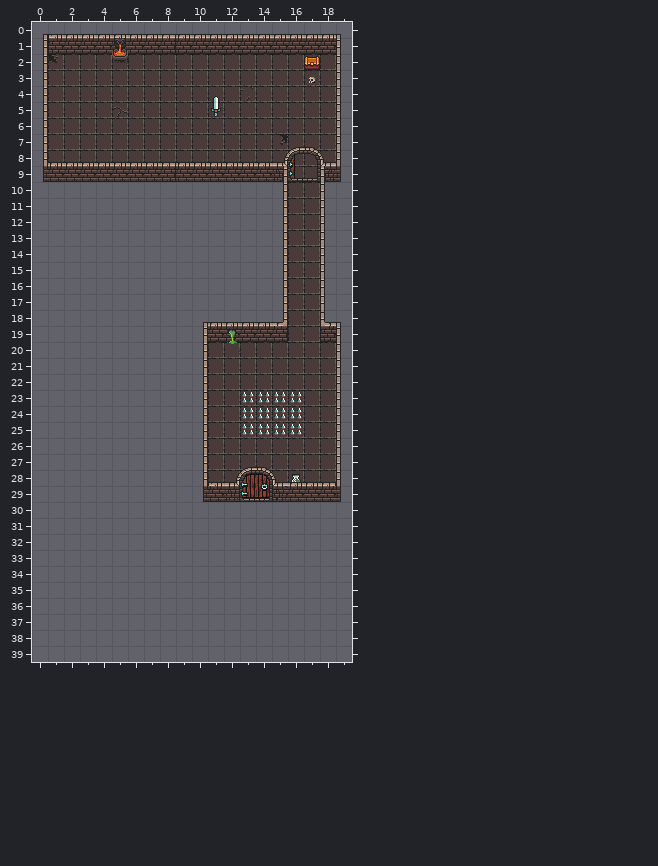
A Tiled map gets an edit: resources/dungeon-01.tmx. Above, as it was before the edit.
Cells are 16x16 px. Shown: x 0..19, y 0..39.
The result:
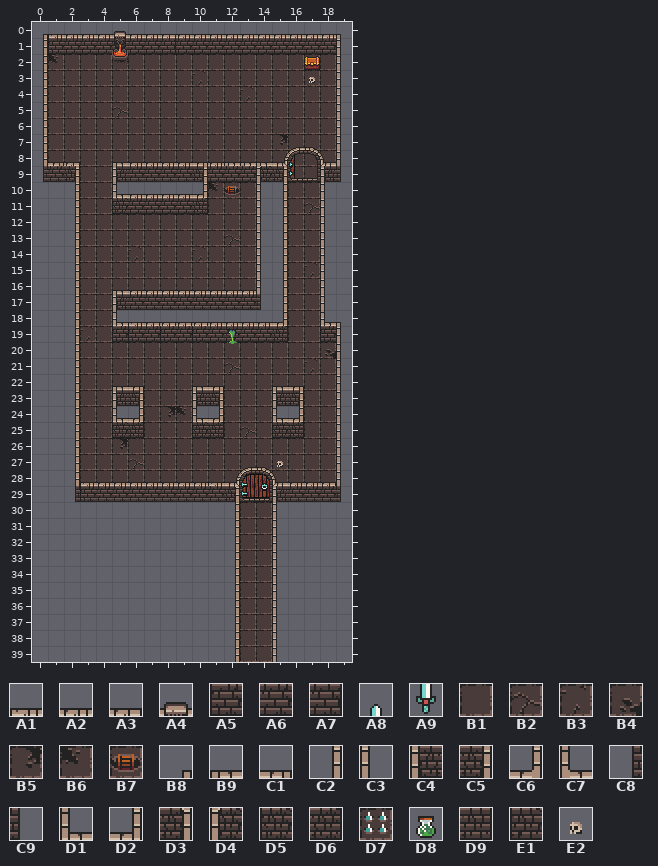
Key: from "dungeon": A1 1, A2 2, A3 3, A4 4, A5 33, A6 34, A7 35, A8 53, A9 85, B1 129, B2 130, B3 131, B4 163, B5 193, B6 194, B7 195, B8 224, B9 226, C1 227, C2 256, C3 257, C4 258, C5 259, C6 260, C7 261, C8 288, C9 289, D1 290, D2 291, D3 292, D4 293, D5 322, D6 323, D7 356, D8 468, D9 481, E1 484, E2 658.
__ is an empty cell, ## one hidden under a higher layer.
Tiles replaced or removed in this view: A2, A3, A6, A7, A8, A9, B1, B8, C2, C6, C7, C8, D7, D8, D9, E1.
Difference:
Changed rows in their new state; .. is an unchanged cell.
Layer "Floor":
first column x 10:
 3 B3
first column x 3:
10 B1 B1 .. .. .. .. .. .. B6 B7 B1 .. .. .. .. ..
11 B1 B1 .. .. .. .. .. .. B1 B1 B1 .. .. .. B2 ..
12 B1 B1 B1 B1 B1 B1 B1 B1 B1 B1 B1 .. .. .. .. ..
13 B1 B1 B1 B1 B1 B1 B1 B1 B1 B2 B1 .. .. .. .. ..
14 B1 B1 B1 B3 B1 B1 B1 B3 B1 B1 B1 .. .. .. .. ..
15 B1 B1 B1 B1 B1 B1 B1 B1 B1 B1 B1 .. .. .. B3 ..
16 B1 B1 B1 B1 B1 B1 B1 B1 B1 B1 B1 .. .. .. .. ..
17 B1 B1 .. .. .. .. .. .. .. .. .. .. .. .. .. ..
18 B1 B1 .. .. .. .. .. .. .. .. .. .. .. .. .. ..
19 B3 B1 .. .. .. .. .. .. .. .. .. .. .. .. .. ..
20 B1 B1 B1 B1 B1 B1 B1 B1 .. .. .. .. .. .. .. B4
21 B1 B1 B1 B1 B1 B1 B1 B1 .. B2 .. .. .. .. B3 ..
22 B1 B1 B1 B1 B1 B1 B1 B1 .. .. .. .. .. .. .. ..
23 B1 B1 .. .. B1 B1 B1 .. .. .. B1 B1 ## ## .. ..
24 B1 B1 .. .. B1 B5 B6 .. __ .. B1 B1 __ __ .. ..
25 B1 B1 .. .. B1 B1 B1 .. __ .. B2 B1 __ __ .. ..
26 B1 B1 B5 B1 B1 B1 B1 B1 .. .. .. .. .. .. .. ..
27 B1 B1 B1 B2 B1 B1 B1 B1 .. .. .. .. .. .. .. ..
28 B1 B1 B1 B1 B1 B1 B1 B1 .. .. .. .. .. .. .. ..
30 .. .. .. .. .. .. .. .. .. .. B1 B1 .. .. .. ..
31 .. .. .. .. .. .. .. .. .. .. B1 B1 .. .. .. ..
32 .. .. .. .. .. .. .. .. .. .. B1 B1 .. .. .. ..
33 .. .. .. .. .. .. .. .. .. .. B1 B1 .. .. .. ..
34 .. .. .. .. .. .. .. .. .. .. B1 B1 .. .. .. ..
35 .. .. .. .. .. .. .. .. .. .. B1 B1 .. .. .. ..
36 .. .. .. .. .. .. .. .. .. .. B1 B1 .. .. .. ..
37 .. .. .. .. .. .. .. .. .. .. B1 B1 .. .. .. ..
38 .. .. .. .. .. .. .. .. .. .. B1 B1 .. .. .. ..
39 .. .. .. .. .. .. .. .. .. .. B1 B1 .. .. .. ..
Layer "Objects":
first column x 11:
 4 __
 5 __
first column x 15:
27 E2 ..
28 .. __
Layer "Walls":
first column x 5:
 0 A4
first column x 1:
 8 C1 A3 __ __ B9 .. .. A2 .. C1 .. B9 B9 B9 .. .. .. ..
 9 .. C5 __ __ C4 .. .. A6 .. C5 .. .. .. D4 .. .. .. ..
10 .. C2 .. .. D1 A2 A2 A2 A2 D2 .. .. .. C3 .. .. .. ..
11 .. C2 .. .. D5 A6 A6 A6 A6 D6 .. .. .. C3 .. .. .. ..
12 .. C2 .. .. .. .. .. .. .. .. .. .. .. C3 .. .. .. ..
13 .. C2 .. .. .. .. .. .. .. .. .. .. .. C3 .. .. .. ..
14 .. C2 .. .. .. .. .. .. .. .. .. .. .. C3 .. .. .. ..
15 .. C2 .. .. .. .. .. .. .. .. .. .. .. C3 .. .. .. ..
16 .. C2 .. .. B9 A2 A2 A2 A2 A2 A2 A2 A2 C3 .. .. .. ..
17 .. C2 .. .. C4 A6 A6 A6 A6 A6 A6 A6 A6 C9 .. .. .. ..
18 .. C2 .. .. D1 A1 A3 A3 A3 A3 .. .. .. .. D2 .. .. D1
19 .. C2 .. .. A5 A5 A6 A5 A6 A5 .. .. .. .. D6 .. .. ..
20 .. C2 .. .. .. .. .. .. .. __ .. .. .. .. .. .. .. ..
21 .. C2 .. .. .. .. .. .. .. __ .. .. .. .. .. .. .. ..
22 .. C2 .. .. B9 C1 .. .. .. B9 C1 .. .. .. B9 C1 .. ..
23 .. C2 .. .. C4 C5 .. .. .. C4 C5 .. .. .. C4 C5 .. ..
24 .. C2 .. .. D1 D2 .. .. .. D1 D2 .. .. .. D1 D2 .. ..
25 .. C2 .. .. D5 D6 .. .. .. D5 D6 .. .. .. D5 D6 .. ..
26 .. C2 .. .. .. .. .. .. .. __ .. .. .. .. .. .. .. ..
27 .. C2 .. .. .. .. .. .. .. __ .. .. .. .. .. .. .. ..
28 .. C2 A1 A2 A2 A2 A2 A2 A2 A2 .. .. .. .. .. .. .. ..
29 .. C8 A5 A6 A6 A6 A6 A6 A6 A6 .. D3 .. .. C4 .. .. ..
30 .. .. .. .. .. .. .. .. .. .. .. C2 .. .. C3 .. .. ..
31 .. .. .. .. .. .. .. .. .. .. .. C2 .. .. C3 .. .. ..
32 .. .. .. .. .. .. .. .. .. .. .. C2 .. .. C3 .. .. ..
33 .. .. .. .. .. .. .. .. .. .. .. C2 .. .. C3 .. .. ..
34 .. .. .. .. .. .. .. .. .. .. .. C2 .. .. C3 .. .. ..
35 .. .. .. .. .. .. .. .. .. .. .. C2 .. .. C3 .. .. ..
36 .. .. .. .. .. .. .. .. .. .. .. C2 .. .. C3 .. .. ..
37 .. .. .. .. .. .. .. .. .. .. .. C2 .. .. C3 .. .. ..
38 .. .. .. .. .. .. .. .. .. .. .. C2 .. .. C3 .. .. ..
39 .. .. .. .. .. .. .. .. .. .. .. C2 .. .. C3 .. .. ..
